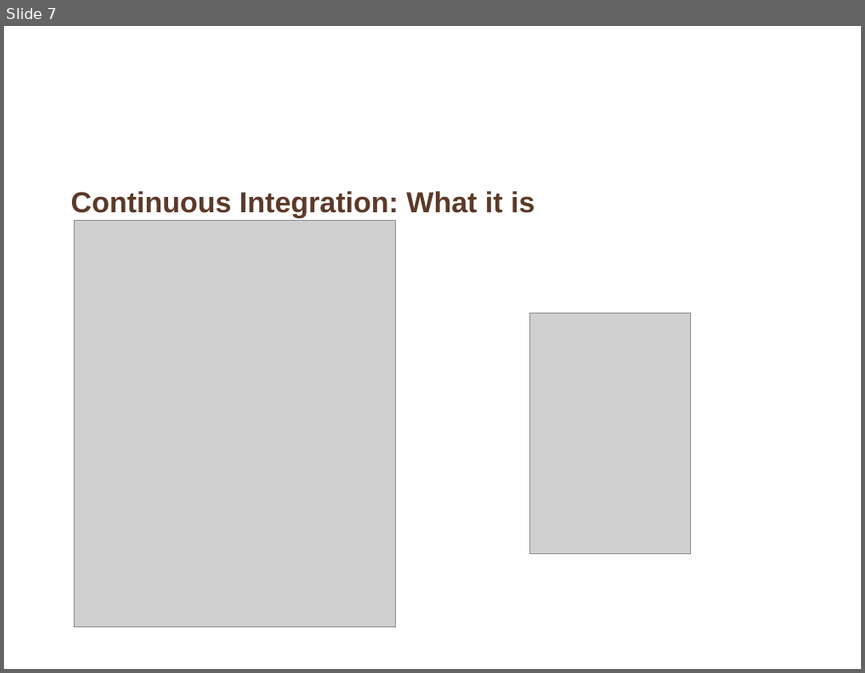
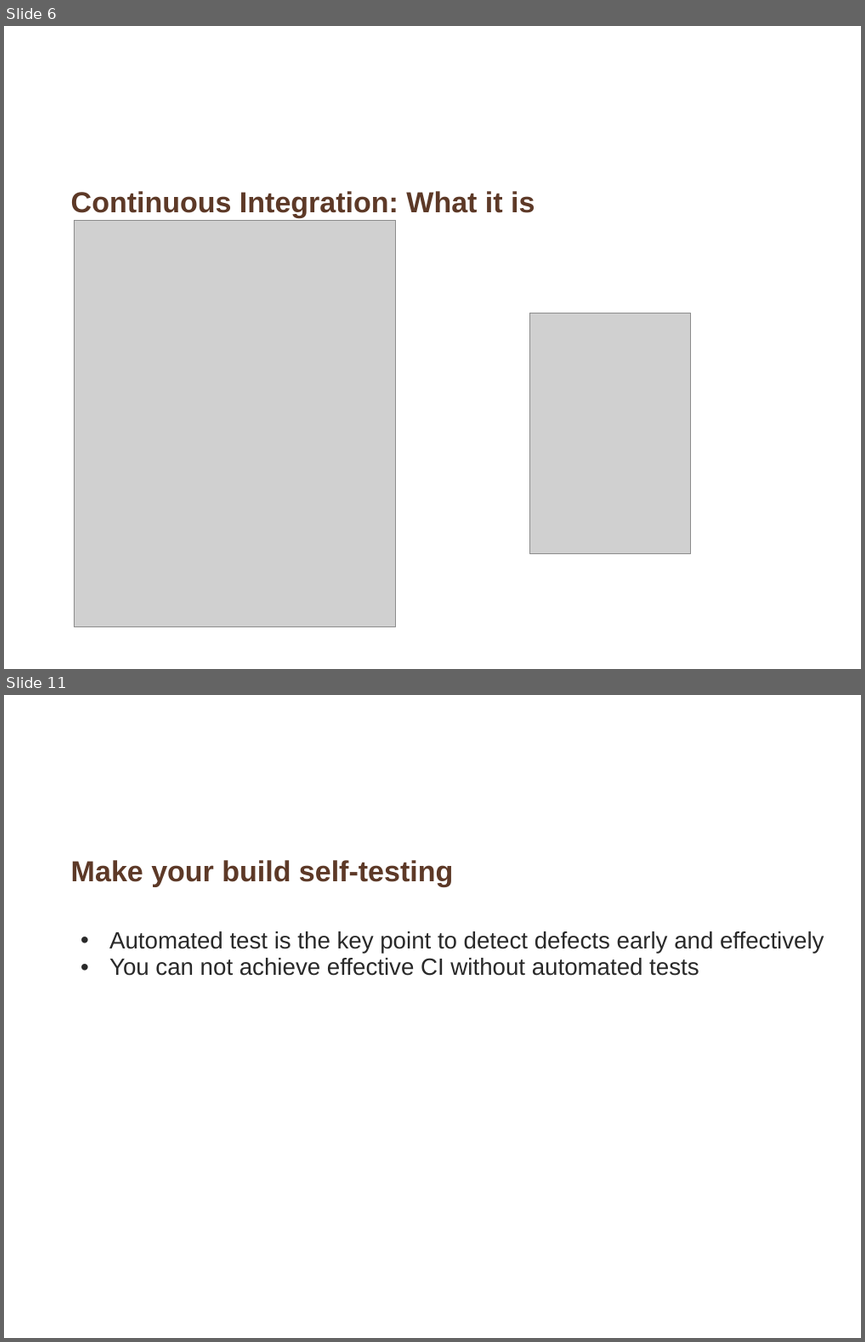
Before and after one commit to whimet/cruisetraining, a slide deck: Introduction_continuous_integration.ppt. Shown one above the other, each under a label of ours: slide 7 before the commit, slides 6 and 11 after it; the slides between them are not shown. The pictures are 865x673 and 865x1342 pixels, drawn with LibreOffice and Linux fonts; fonts in the diff are those of the drawing; grey boxes stand for pictures; background and template pictures are left out. Boxes give left, top, right and bottom in pixels: in the first picture for what was removed or moved away, otherwise in the second. Text is boxed around its words. In the diff, an @@ line names an element or a change of style, - is before the commit and + after.

```diff
--- a/Introduction_continuous_integration.ppt
+++ b/Introduction_continuous_integration.ppt
@@ slide 11 added at [4,695,861,1338], background picture (left out) @@
@@ title added at [71,860,453,886], 27 pt, text #5D3927, bold @@
+Make your build self-testing
@@ text added at [109,931,824,975], 22 pt, text #292929 @@
+  • Automated test is the key point to detect defects early and effectively
+  • You can not achieve effective CI without automated tests
@@ what was slide 7 is now slide 6 @@
```
Also in this commit, not shown: 2 slides changed, 10 other slides added, 9 slides removed.
